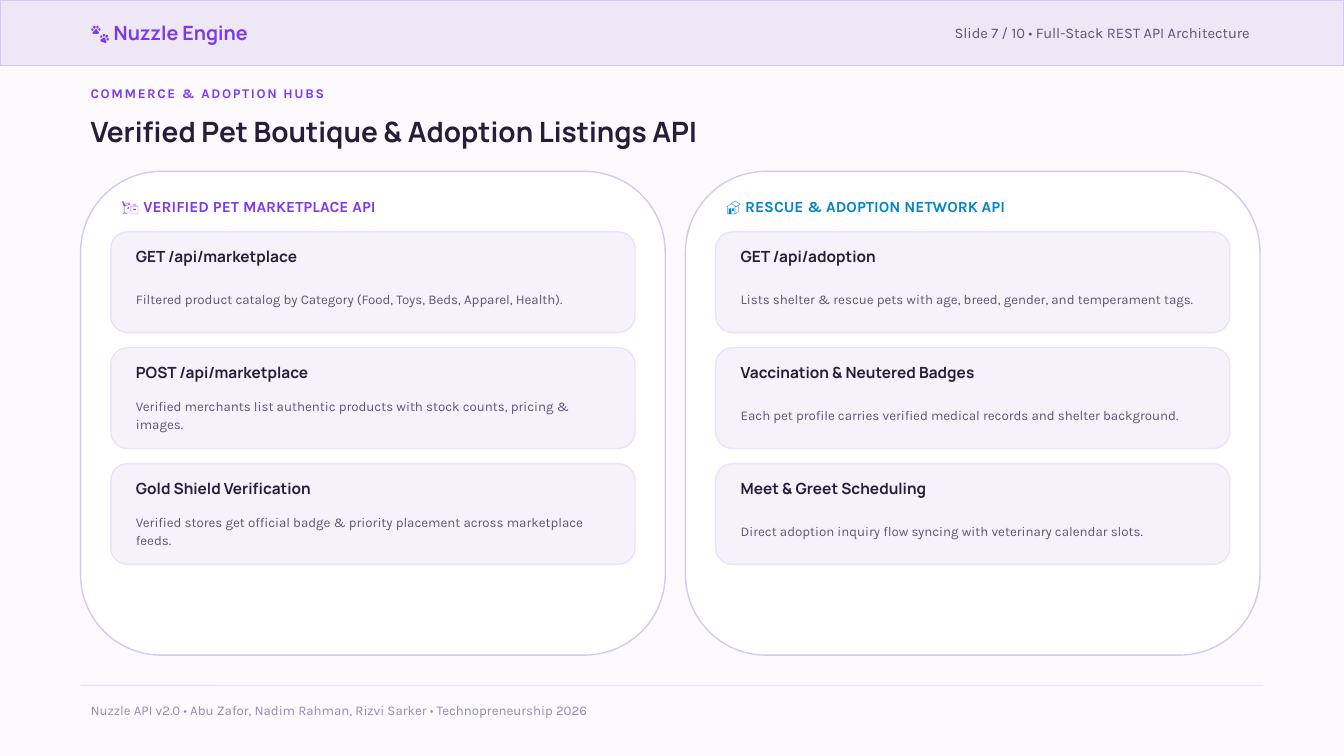
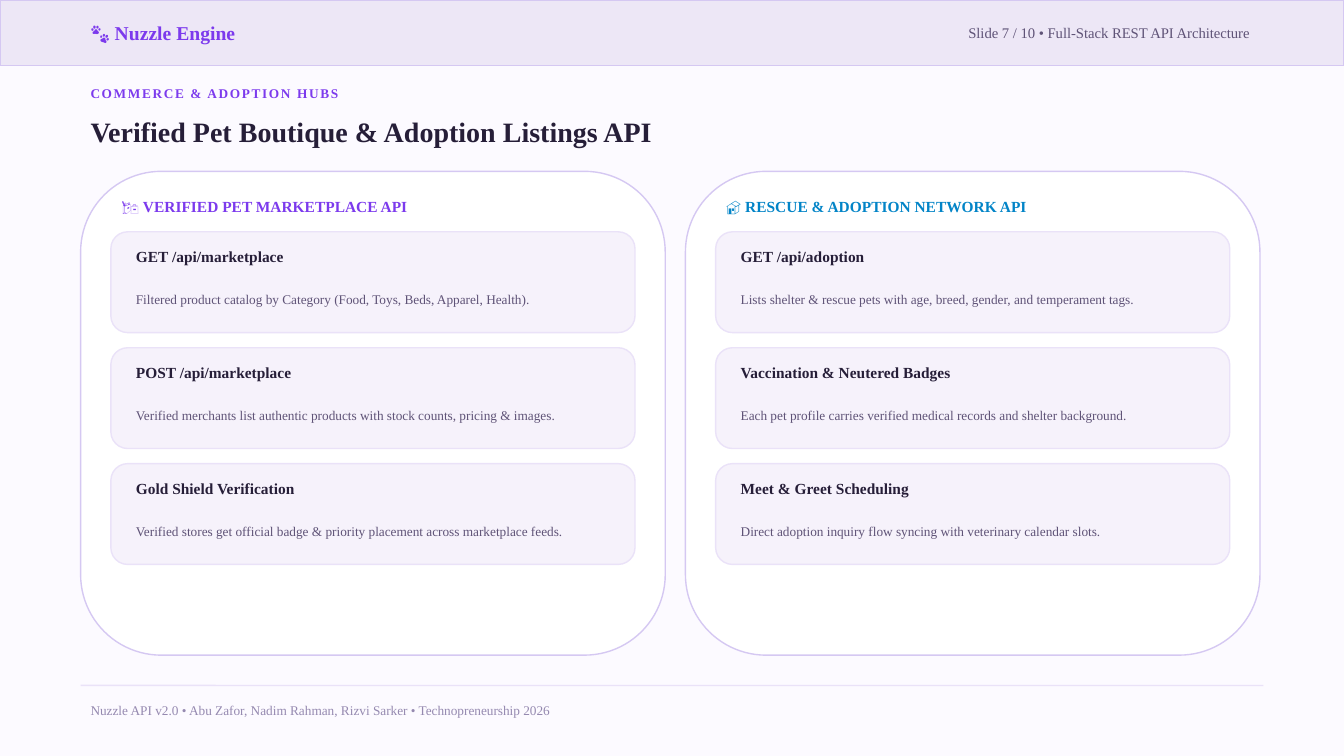
Before and after one commit to zafor2002/nuzzle-, a slide deck: slide 7 of Nuzzle_REST_API_Architecture_v2.pptx. Drawn at 1344x756 pixels with LibreOffice and Linux fonts; fonts in the diff are those of the drawing. Boxes give left, top, right and bottom in pixels: in the first picture for what was removed or moved away, otherwise in the second. Text is boxed around its words. In the diff, an @@ line names an element or a change of style, - is before the commit and + after.

Commit message:
style: update all presentation fonts to Times New Roman

```diff
--- a/Nuzzle_REST_API_Architecture_v2.pptx
+++ b/Nuzzle_REST_API_Architecture_v2.pptx
@@ font Manrope to Times New Roman in 8 elements at [115,26,235,45], [91,122,651,147], [136,251,283,265], [136,367,291,381], [136,483,294,495], [741,251,864,265], [741,367,950,381], [741,483,909,497] @@
@@ font Karla to Times New Roman in 11 elements at [968,28,1250,38], [91,89,338,98], [91,706,550,718], [143,202,408,213], [136,295,529,307], [136,410,555,423], [136,526,562,539], [745,201,1027,212], [741,295,1134,307], [741,410,1127,423], [741,526,1101,539] @@
```
Also in this commit, not shown: 9 other slides changed, 9 other files.
